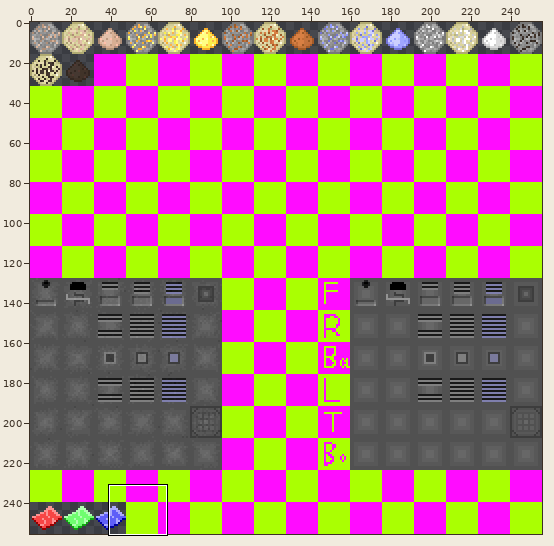
Edited in one commit: sprite sheet (gfx/LiquidMetal/Icons.png). Above, an overview of the earlier version with the close-up marked.
Close-up. Earlier state:
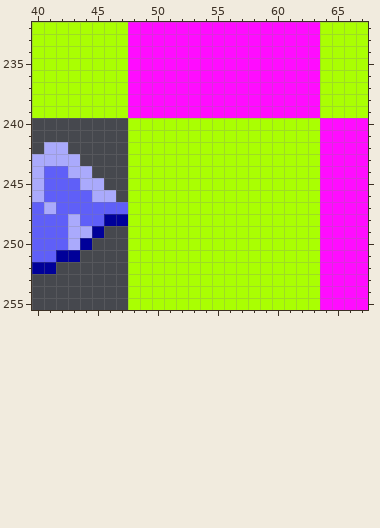
The file is 256x256 pixels. Colours within 5 levels of each other are drawn and written as one. Shown: x 40..67, y 232..255.
The result:
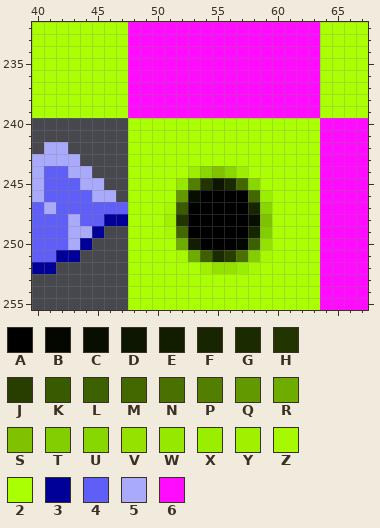
Palette (. is transparent): A #000000  B #040700  C #090f00  D #0d1600  E #121d00  F #172500  G #1a2b00  H #223500  J #283e00  K #3a5a00  L #3d6000  M #446800  N #4a7100  P #537f00  Q #629800  R #6fac00  S #81c200  T #83ce00  U #89d700  V #95e200  W #95e900  X #9aef00  Y #a0f000  Z #a6f901  2 #aaff02  3 #000099  4 #5f5ff8  5 #aaaafc  6 #ff0cff
Difference:
Colour 2 gives way to colour A in row 246 at x 54 to 57; in rows 247 to 249 at x 53 to 57; in row 250 at x 54 to 56.
Colour 2 gives way to colour B in row 250 at x 57.
Colour 2 gives way to colour C in row 246 at x 53; in row 248 at x 58.
Colour 2 gives way to colour D in row 245 at x 55.
Colour 2 gives way to colour E in row 250 at x 53.
Colour 2 gives way to colour F in row 247 at x 58; in row 249 at x 58.
Colour 2 gives way to colour G in row 245 at x 56; in row 251 at x 55.
Colour 2 gives way to colour H in row 245 at x 54; in row 248 at x 52.
Colour 2 gives way to colour J in row 251 at x 56.
Colour 2 gives way to colour K in row 247 at x 52.
Colour 2 gives way to colour L in row 250 at x 58; in row 251 at x 54.
Colour 2 gives way to colour M in row 245 at x 57; in row 246 at x 58; in row 249 at x 52.
Colour 2 gives way to colour N in row 251 at x 57.
Colour 2 gives way to colour P in row 245 at x 53.
Colour 2 gives way to colour Q in row 246 at x 52.
Colour 2 gives way to colour R in row 250 at x 52; in row 251 at x 53.
Colour 2 gives way to colour S in row 244 at x 55; in row 248 at x 59.
Colour 2 gives way to colour T in row 249 at x 59; in row 251 at x 58.
Colour 2 gives way to colour U in row 244 at x 54 and 56; in row 245 at x 58; in row 247 at x 59.
Colour 2 gives way to colour V in row 250 at x 59; in row 252 at x 55 to 56.
Colour 2 gives way to colour W in row 245 at x 52.
Colour 2 gives way to colour X in row 244 at x 53 and 57; in row 246 at x 59; in row 252 at x 57.
Colour 2 gives way to colour Y in row 248 at x 51; in row 252 at x 54.
Colour 2 gives way to colour Z in row 247 at x 51; in row 249 at x 51; in row 251 at x 52 and 59; in row 252 at x 58.
